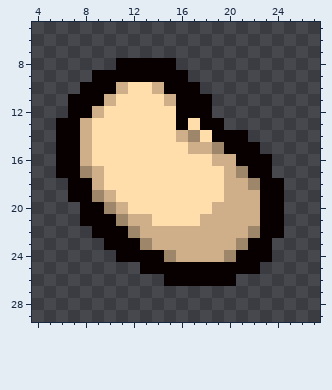
Pixel-art sprite -- static/img/trinkets/134.png. This is how it looked before the edit.
The file is 32x32 pixels. Shown: x 4..27, y 5..29.
After the commit:
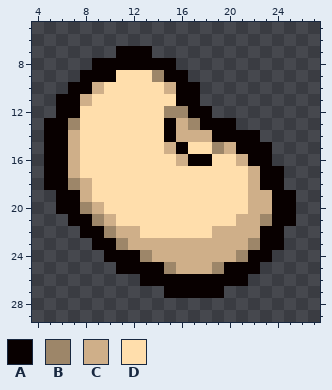
Palette (. is transparent): A #080000  B #9d8669  C #cfaf89  D #ffdeac
Diff:
@@ x 4..27 @@
  6 ........................
- 7 ........................
- 8 .......AAAAA............
- 9 .....AAAAAAAA...........
-10 ....AAACDDCAAA..........
-11 ...AAACDDDDCAAA.........
-12 ...AACDDDDDDAAA.........
-13 ..AACDDDDDDDADAA........
-14 ..AACDDDDDDDCBDAAA......
-15 ..AACDDDDDDDDCCBAAA.....
-16 ..AACDDDDDDDDDDCCAAA....
-17 ..AABCDDDDDDDDDDCBAA....
-18 ...AACDDDDDDDDDDCCBAA...
-19 ...AABCDDDDDDDDDCCCAA...
-20 ....AABCDDDDDDDCCCCAA...
-21 ....AAABCCDDDDCCCCCAA...
-22 .....AAABCCCCCCCCCBAA...
-23 ......AAABCCCCCCCBAA....
-24 .......AAAABCCCCBAAA....
-25 .........AAAAAAAAAA.....
-26 ...........AAAAAA.......
-27 ........................
+ 7 .......AAA..............
+ 8 .....AAAAAAA............
+ 9 ....AAADDDBAA...........
+10 ...AACDDDDDCAA..........
+11 ..AACDDDDDDDAA..........
+12 ..AADDDDDDDBBAA.........
+13 .AABDDDDDDDACBAAA.......
+14 .AACDDDDDDDACCCAAAA.....
+15 .AACDDDDDDDCADDBCAAA....
+16 .AACDDDDDDDDCAADDCAA....
+17 .AACDDDDDDDDDDDDDDCAA...
+18 .AABCDDDDDDDDDDDDDCAA...
+19 ..AACDDDDDDDDDDDDDCCAA..
+20 ..AABCDDDDDDDDDDDDCCAA..
+21 ...AABCDDDDDDDDDDCCBAA..
+22 ....AABCCDDDDDDCCCCAA...
+23 .....AABCCCCCCCCCCBAA...
+24 ......AAABCCCCCCCBAA....
+25 .......AAAABCCCBAAA.....
+26 .........AAAAAAAAA......
+27 ...........AAAAA........
 28 ........................
Boxes around the changes in both pictures, in picture pixels (x1, y1, x2, y2):
changed: (44, 46, 296, 298)
